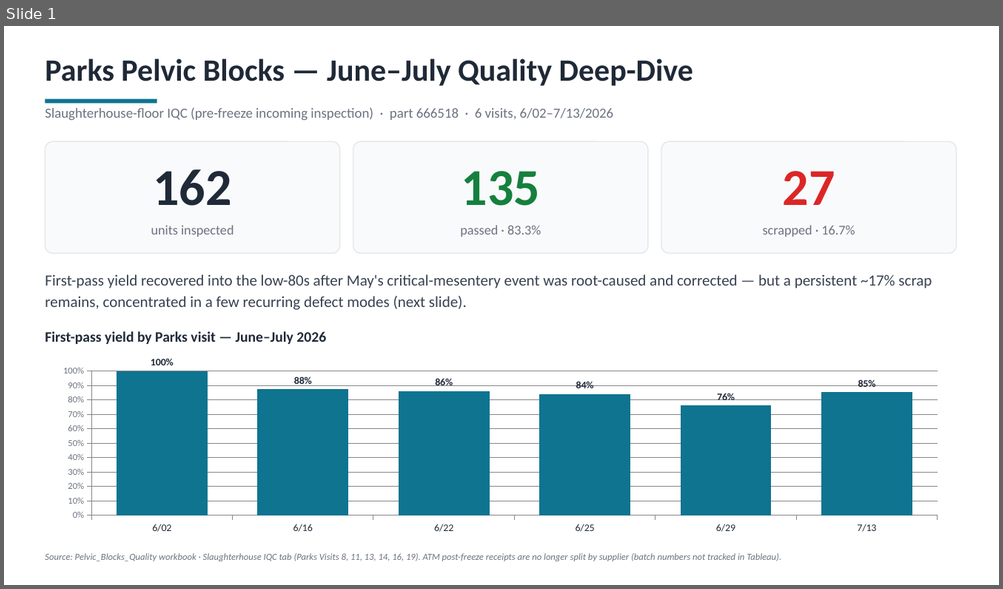
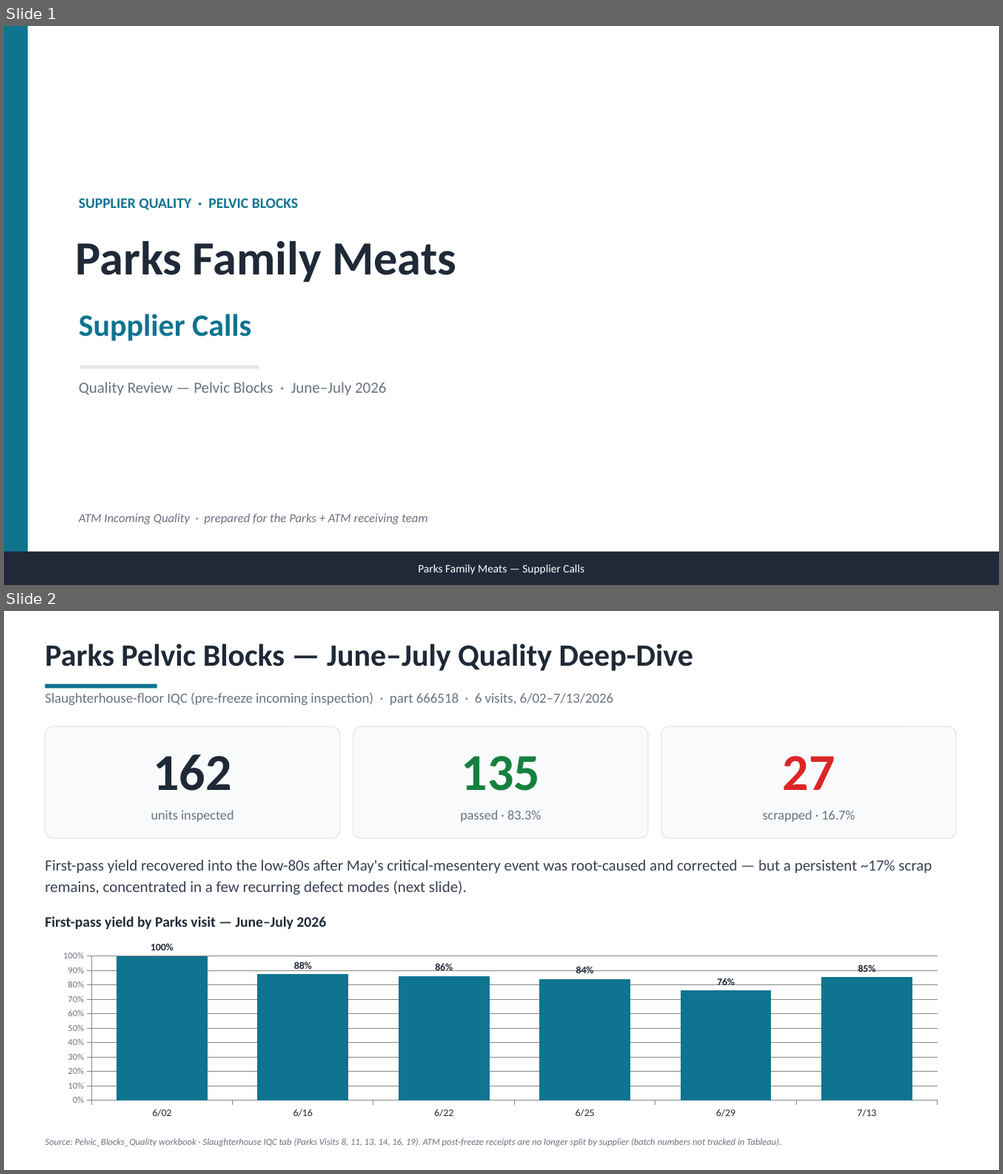
Before and after one commit to naviero1/Claude-Works, a slide deck: QC inspections suppliers/Parks_Quality_DeepDive_Jun_Jul_2026.pptx. Shown one above the other, each under a label of ours: slide 1 before the commit, slides 1 and 2 after it. The pictures are 1003x589 and 1003x1174 pixels, drawn with LibreOffice and Linux fonts; fonts in the diff are those of the drawing. Boxes give left, top, right and bottom in pixels: in the first picture for what was removed or moved away, otherwise in the second. Text is boxed around its words. In the diff, an @@ line names an element or a change of style, - is before the commit and + after.

```diff
--- a/QC inspections suppliers/Parks_Quality_DeepDive_Jun_Jul_2026.pptx
+++ b/QC inspections suppliers/Parks_Quality_DeepDive_Jun_Jul_2026.pptx
@@ slide 1 added at (4,26,999,585), background #FFFFFF @@
@@ rectangle added at (4,26,28,585), fill #0E7490 @@
@@ text added at (79,198,298,210), 14 pt, text #0E7490, bold @@
+SUPPLIER QUALITY · PELVIC BLOCKS
@@ text added at (76,241,456,282), 46 pt, text #1F2937, bold @@
+Parks Family Meats
@@ text added at (79,314,251,341), 30 pt, text #0E7490, bold @@
+Supplier Calls
@@ rectangle added at (80,366,259,369), fill #E5E7EB @@
@@ text added at (79,382,386,396), 15 pt, text #6B7280 @@
+Quality Review — Pelvic Blocks · June–July 2026
@@ text added at (79,514,427,525), 12 pt, text #6B7280, italic @@
+ATM Incoming Quality · prepared for the Parks + ATM receiving team
@@ rectangle added at (4,552,999,585), fill #1F2937 @@
@@ text added at (418,565,584,575), 11 pt, text #FFFFFF @@
+Parks Family Meats — Supplier Calls
@@ what was slide 1 is now slide 2 @@
```
Also in this commit, not shown: 1 other slide added.
